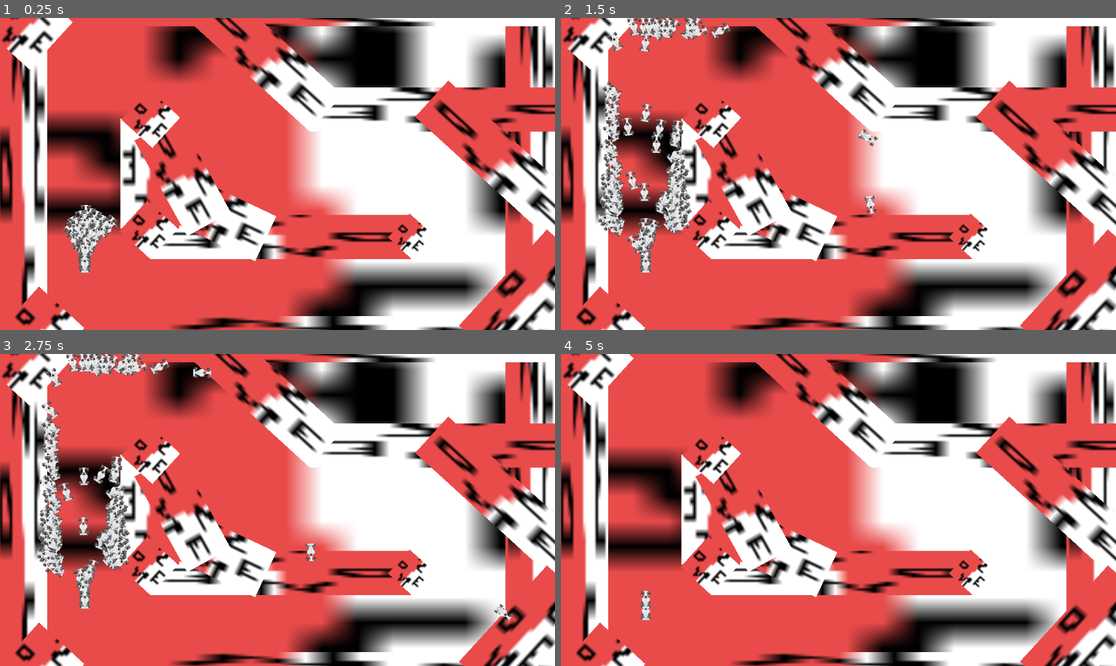
Above: before the commit, frames 1-4 (two rows, left to right).
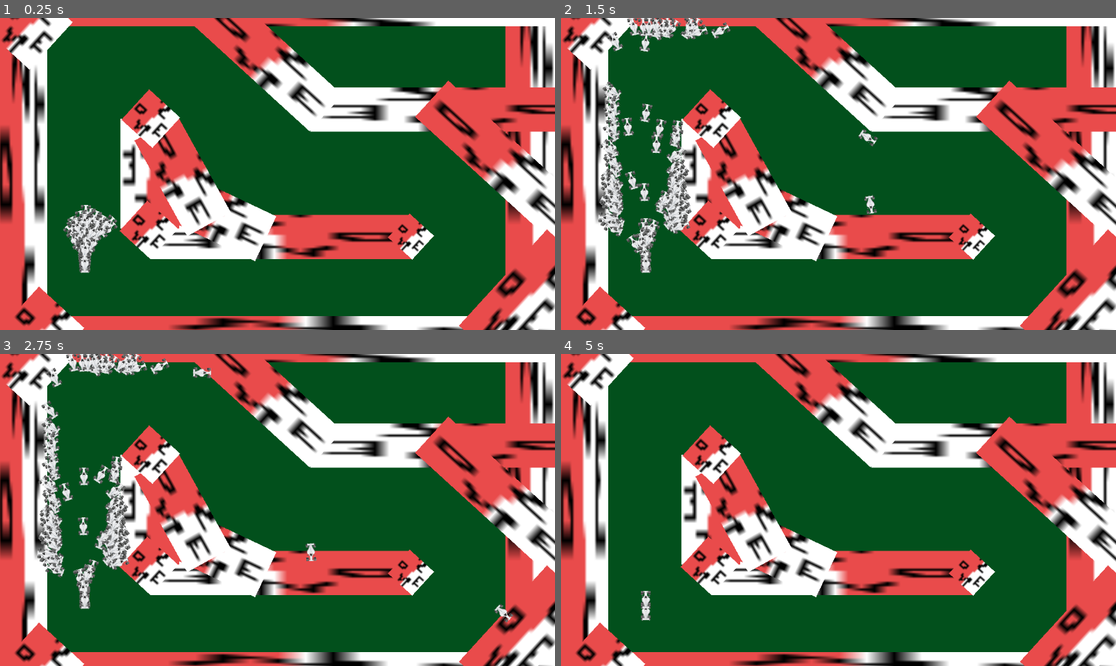
Above: after the commit, the same moments.

Repository: Eliyaan/IA_Voitures_GeneticAlgorithm
Game: Godot game, scene res://scene/main.tscn
The game is run twice, just before and just after one commit, with the same random seed, the same clock (stepped at 60 frames per second) and the same inputs.
Inputs:
- Up to frame 1 (0.25 s): no input
- Up to frame 2 (1.5 s): no input
- Up to frame 3 (2.75 s): no input
- Up to frame 4 (5 s): tap Enter at 4.25 s

The runs differ from the first frame. In frame 1, 52% of the frame differs, in the area x 8-92%, y 2-96%; in frame 2, 50%; in frame 3, 50%; in frame 4, 53%.

Commit message:
è_

Diff:
--- a/scene/main.tscn
+++ b/scene/main.tscn
@@ -2,7 +2,7 @@
 
 [ext_resource type="Script" path="res://codes/main.gd" id="1_c5d5b"]
 [ext_resource type="PackedScene" uid="uid://dlbqgeld5mfxf" path="res://scene/voiture.tscn" id="2_qud33"]
-[ext_resource type="Texture2D" uid="uid://bp7gwt5ka12fp" path="res://images/wall.png" id="3_fnaab"]
+[ext_resource type="Texture2D" uid="uid://rs7vhpf0r4f8" path="res://images/bkgrnd.png" id="3_02h1f"]
 [ext_resource type="PackedScene" uid="uid://b12qt4hobwfh5" path="res://scene/wall.tscn" id="3_x67t4"]
 [ext_resource type="PackedScene" uid="uid://mmn38yo4lrnn" path="res://scene/point_checkpoint.tscn" id="4_3d8sx"]
 
@@ -11,9 +11,11 @@
 voitures = ExtResource("2_qud33")
 
 [node name="Sprite2D" type="Sprite2D" parent="."]
-position = Vector2(55, -2.5)
-scale = Vector2(74.3, 52.55)
-texture = ExtResource("3_fnaab")
+modulate = Color(0.45098, 0.545098, 1, 1)
+self_modulate = Color(0.337255, 0.701961, 0.411765, 1)
+position = Vector2(-13.9999, -24)
+scale = Vector2(1280, 912)
+texture = ExtResource("3_02h1f")
 
 [node name="Camera2D" type="Camera2D" parent="."]
 
--- a/scene/voiture.tscn
+++ b/scene/voiture.tscn
@@ -1,6 +1,7 @@
-[gd_scene load_steps=5 format=3 uid="uid://dlbqgeld5mfxf"]
+[gd_scene load_steps=6 format=3 uid="uid://dlbqgeld5mfxf"]
 
 [ext_resource type="Script" path="res://codes/voiture.gd" id="1_ct8nj"]
+[ext_resource type="Texture2D" uid="uid://dnb8l2gugwpti" path="res://images/best_car_brake.png" id="3_ivud7"]
 [ext_resource type="Texture2D" uid="uid://b384bdy8m3bpd" path="res://images/best_car.png" id="4_ep3mt"]
 
 [sub_resource type="SpriteFrames" id="SpriteFrames_ydn53"]
@@ -8,6 +9,9 @@
 "frames": [{
 "duration": 1.0,
 "texture": ExtResource("4_ep3mt")
+}, {
+"duration": 1.0,
+"texture": ExtResource("3_ivud7")
 }],
 "loop": true,
 "name": &"new_animation",
@@ -29,6 +33,7 @@
 scale = Vector2(4.65278, 3.8264)
 sprite_frames = SubResource("SpriteFrames_ydn53")
 animation = &"new_animation"
+frame_progress = 0.658432
 
 [node name="VoitureArea" type="Area2D" parent="Car"]
 collision_mask = 0
Not shown, added: images/best_car_brake.png.import
Binary file added: images/bkgrnd.png
Not shown, added: images/bkgrnd.png.import
